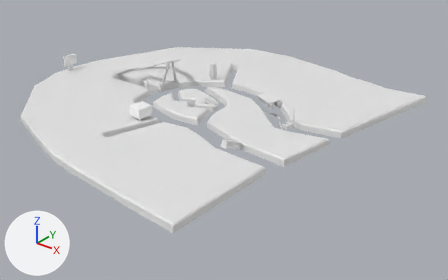
An edit to the Blender file raw_assets/delta_world.blend, drawn before and after from the same camera.
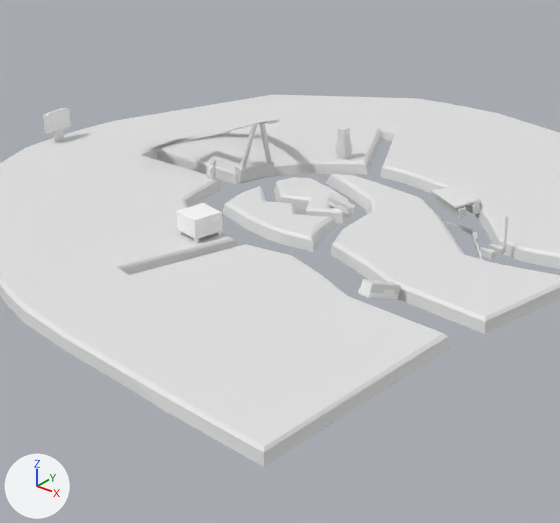
Old and new are each drawn whole from a 50 mm camera at (414.0, -471.0, 238.0) aimed at (63.0, -33.0, -33.0) and again close up on the part from 9% to 72% of the width and 0% to 93% of the height. Every picture has the same lights, and +X, +Y and +Z are marked at lower left.

The older version as bpy lines, for what is in view:
```python
ob_demosection = bpy.data.objects.new('DemoSection', None)
ob_demosection.location = (27.2, -28.4, -2.2)
ob_demosection.instance_type = 'COLLECTION'
ob_demosection.instance_collection = col_demosection
ob_house1_009 = bpy.data.objects.new('House1.009', None)
ob_house1_009.location = (14.8, -97.8, -1.4)
ob_house1_009.rotation_euler = (0.0, 0.0, -0.181)  # degrees (0, 0, -10)
ob_house1_009.scale = (1.77, 1.77, 1.77)
ob_house1_009.instance_type = 'COLLECTION'
ob_house1_009.instance_collection = col_house1
ob_lanchaalmacen1_002 = bpy.data.objects.new('LanchaAlmacen1.002', None)
ob_lanchaalmacen1_002.location = (120.7, -95.2, 1.5)
ob_lanchaalmacen1_002.rotation_euler = (0.0, -0.386, -1.719)  # degrees (0, -22, -98)
ob_lanchaalmacen1_002.scale = (1.42, 1.42, 1.42)
ob_lanchaalmacen1_002.instance_type = 'COLLECTION'
ob_lanchaalmacen1_002.instance_collection = col_lanchaalmacen1
# also in view: 'RollerCoaster' at (-55.0, -12.0, 13.0); 'ChurchBoat' at (85.0, 12.0, 1.0); 'TreeGizmo.029' at (-144.0, -54.0, 10.0)
```
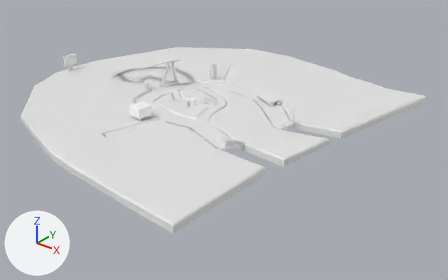
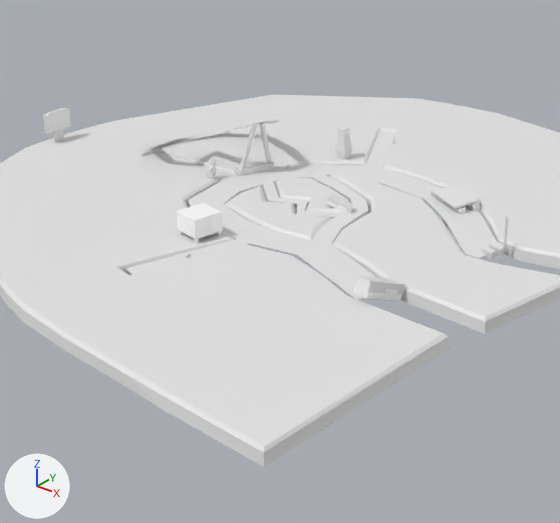
What the commit changed:
Material 'NavMesh' (mat_navmesh) is new.
Its base color is (0.8, 0.8, 0.8) (white #e7e7e7).
Mesh me_plane is new.
It has 75 vertices, 44 faces and spans x -87.0..135.0, y -146.0..79.0, z 0.0.
It uses material mat_navmesh (white #e7e7e7).
Object 'LanchaAlmacen1.002' (ob_lanchaalmacen1_002) is rescaled from (1.42, 1.42, 1.42) to (1.72, 1.72, 1.72).
Object 'NavigationMesh_003' (ob_navigationmesh_003) is new; it shows me_plane.
Its location is (0.0, 0.0, 0.0).

What differs and where, as boxes (x1, y1, x2, y2) in the close-ups (560 x 523 px):
'NavigationMesh_003', added: after (125, 131, 504, 300)
'LanchaAlmacen1.002', rescaled (20% wider, 23% taller): before (358, 279, 401, 300); after (354, 276, 406, 302)
